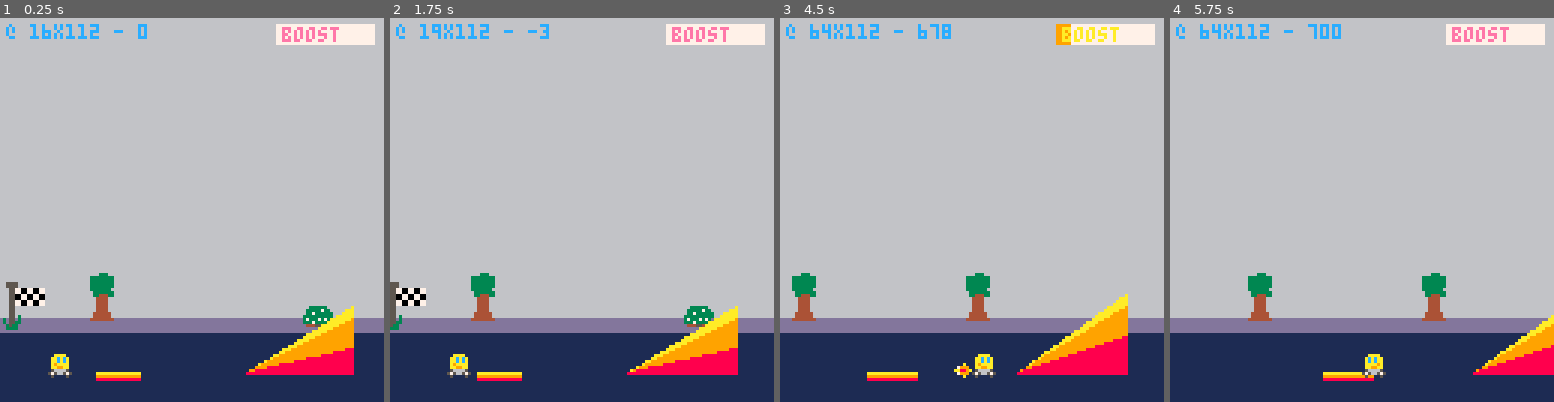
Above: before the commit, frames 1-4 (left to right).
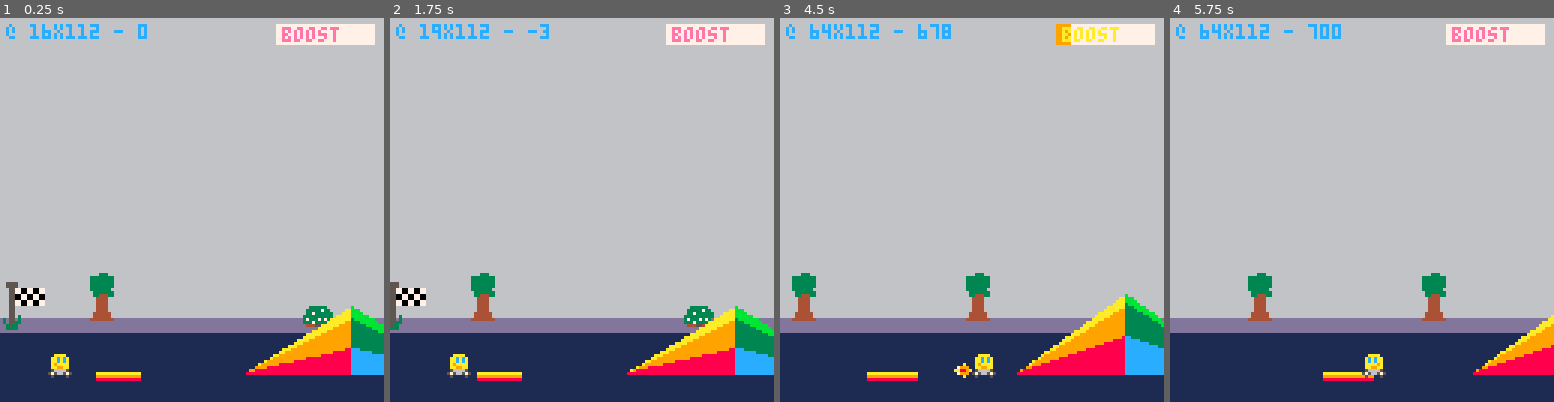
Above: after the commit, the same moments.

Repository: broquaint/pico8-carts
Game: PICO-8 cartridge racer.p8
The game is run twice, just before and just after one commit, with the same random seed, the same clock (stepped at 60 frames per second) and the same inputs.
Inputs:
- Up to frame 1 (0.25 s): no input
- Up to frame 2 (1.75 s): tap X (X key) at 0.33, 1.07 s; tap O (Z key) at 0.7, 1.7 s; hold Right from 1.6 s (still down)
- Up to frame 3 (4.5 s): tap X (X key) at 1.85, 2.97, 4.08 s; release Right at 2.1 s; tap O (Z key) every 0.4 s from 2.1 to 4.1 s; hold Up 2.15-2.42 s; hold Right 2.47-3.03 s; hold Left 3.08-3.58 s; hold Down 3.63-3.97 s; hold Right from 4.02 s (still down)
- Up to frame 4 (5.75 s): tap O (Z key) every 0.4 s from 4.5 to 5.7 s; release Right at 4.68 s; hold Up 4.73-5.03 s; hold Left 5.08-5.68 s; tap X (X key) at 5.2 s; hold Down from 5.73 s (still down)

The runs differ from the first frame. In frame 1, 1.3% of the frame differs, in the area x 91-100%, y 75-93%; in frame 2, 1.5%; in frame 3, 1.8%, in the area x 89-100%, y 71-93%; in frame 4, nothing differs.

Commit message:
Support drawing reverse ramps
That only took an hour and a half or so, collision detection should be
trivial now ...

Diff:
--- a/racer.p8
+++ b/racer.p8
@@ -121,9 +121,17 @@
              { x = new_x, boost = 1 + rnd()/2, width = randx(30) + 10 }
       ))
 
-      add(ramps, make_ramp(
-             { x = new_x + 50, angle = randx(25) + 10, width = randx(20) + 30 }
-      ))
+      local l = make_ramp(
+         { x = new_x + 50, angle = randx(25) + 10, width = randx(20) + 30 }
+      )
+      -- Width is length of the ramp hypoteneuse ... maybe wrong ._.
+      local rx = l.at[1] + (l.width * cos(l.angle*r_step))
+      local r = make_ramp(
+         { x = rx, angle = 180 - l.angle, width = l.width }
+      )
+
+      add(ramps, l)
+      add(ramps, r)
 
       x += 300
    end
@@ -380,6 +388,44 @@
    return x > -w and x < 128
 end
 
+function draw_ramp(r, rx)
+   local ry = r.at[2]
+   local x, y
+   local rw = abs(r.width * cos(r.angle * r_step))
+   -- Slope going up from the left
+   if r.angle < 90 then
+      x, y = ramp_trig(rx, ry, r.width, r.angle)
+      line(rx, ry, x, y, yellow)
+   else
+      rx += rw
+      -- Other edge going up from the right
+      x, y = ramp_trig(rx, ry, r.width, r.angle)
+      -- Need offset to draw&= correctly while maintaining consistent x coordinate
+      line(rx, ry, x, y, lime)
+   end
+
+   local slope = r.angle
+   -- Fill the ramp with solid colour.
+   if r.angle < 90 then
+      while slope >= 0 do
+         local lx, ly = ramp_trig(rx, ry, r.width, slope)
+         local d   = r.angle - slope
+         local col = (d < 5) and yellow or (d < 20) and orange or red
+         line(rx, ry, x, ly, col)
+         -- line(x, ly, opx, ry, col)
+         slope -= 1
+      end
+   else
+      while slope < 182 do
+         local lx, ly = ramp_trig(rx, ry, r.width, slope)
+         local d   = slope - r.angle
+         local col = (d < 5) and lime or (d < 20) and green or azure
+         line(rx, ry, x, ly, col)
+         slope += 1
+      end
+   end
+end
+
 function draw_scene()
    for obj in all(scene) do
       local x = wrapped_x(obj)
@@ -402,20 +448,7 @@
       local rx = wrapped_x(r)
 
       if should_draw(rx, r.width) then
-         local ry = r.at[2]
-         local x, y = ramp_trig(rx, ry, r.width, r.angle)
-         -- Slope
-         line(rx, ry, x, y, yellow)
-
-         local slope = r.angle
-         -- Fill the ramp with solid colour.
-         while slope >= 0 do
-            local lx, ly = ramp_trig(rx, ry, r.width, slope)
-            local d   = r.angle - slope
-            local col = (d < 5) and yellow or (d < 20) and orange or red
-            line(rx, ry, x, ly, col)
-            slope -= 1
-         end
+         draw_ramp(r, rx)
       end
    end
 
